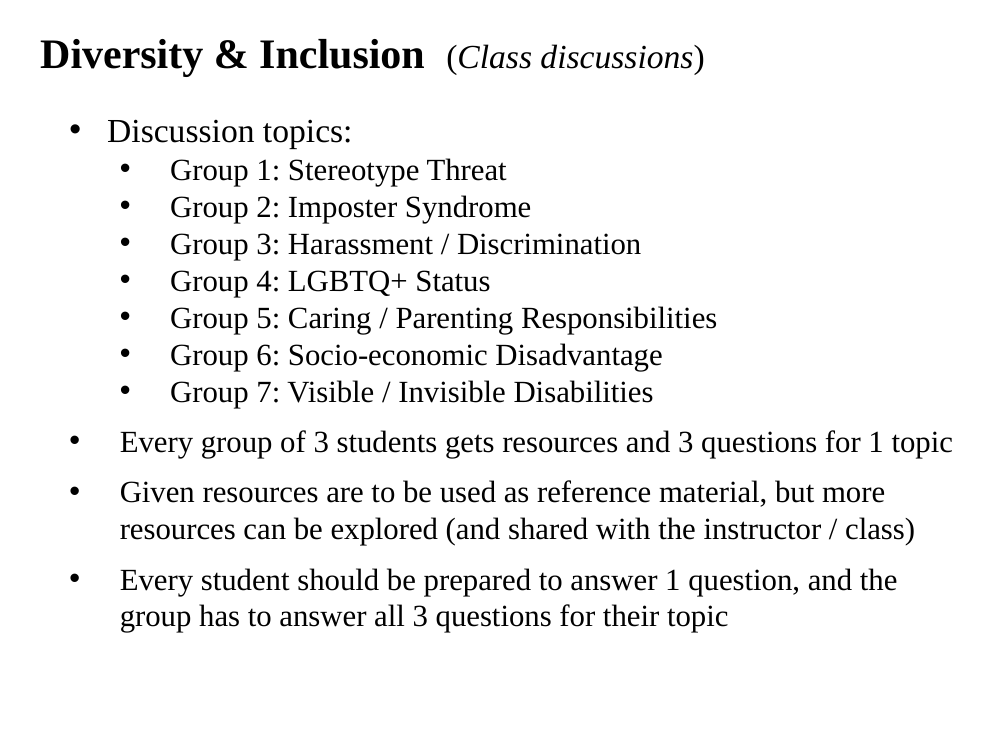
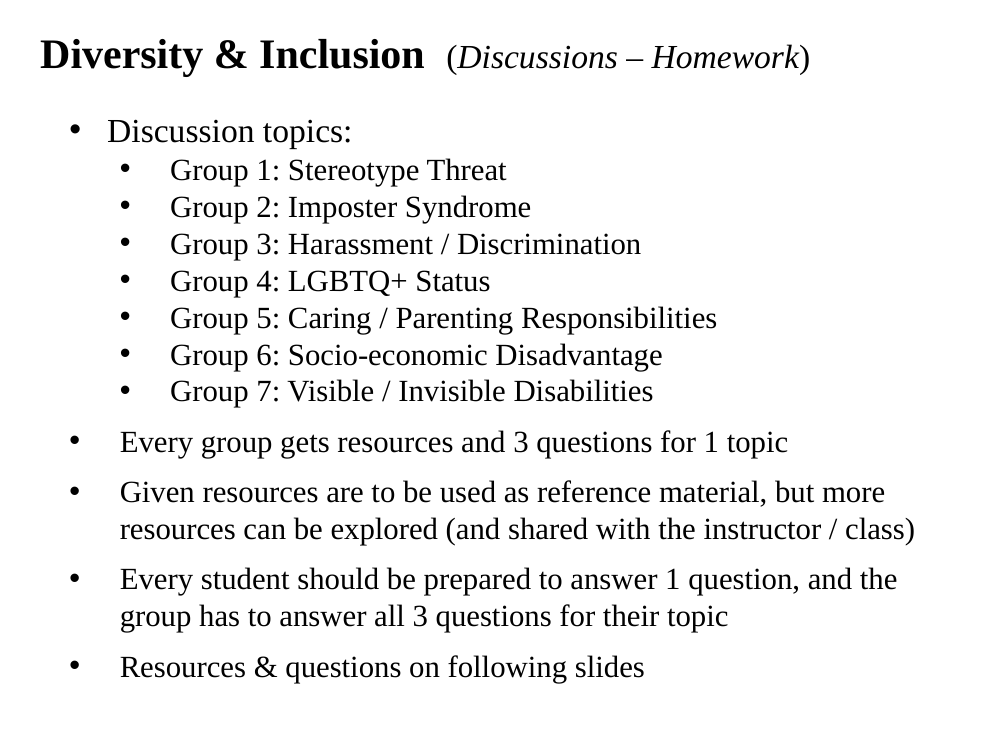
Before and after one commit to ajvanderhorst/PhysicsCapstoneGW, a slide deck: slide 14 of Slides/Class13.pptx (slide 3 before the commit). Drawn at 1008x756 pixels with LibreOffice and Linux fonts; fonts in the diff are those of the drawing. Boxes give left, top, right and bottom in pixels: in the first picture for what was removed or moved away, otherwise in the second. Text is boxed around its words. In the diff, an @@ line names an element or a change of style, - is before the commit and + after.

```diff
--- a/Slides/Class13.pptx
+++ b/Slides/Class13.pptx
@@ text at [40, 39, 811, 76]: text changed; size 30 to 24 pt; bold off @@
-Diversity & Inclusion (Class discussions)
+Diversity & Inclusion (Discussions – Homework)
@@ text at [120, 430, 788, 458]: text changed @@
-• Every group of 3 students gets resources and 3 questions for 1 topic
+• Every group gets resources and 3 questions for 1 topic
@@ text at [120, 655, 645, 683]: paragraph added @@
+• Resources & questions on following slides
```
Also in this commit, not shown: 1 other slide changed, 11 slides added, 2 slides removed, 17 other files.
